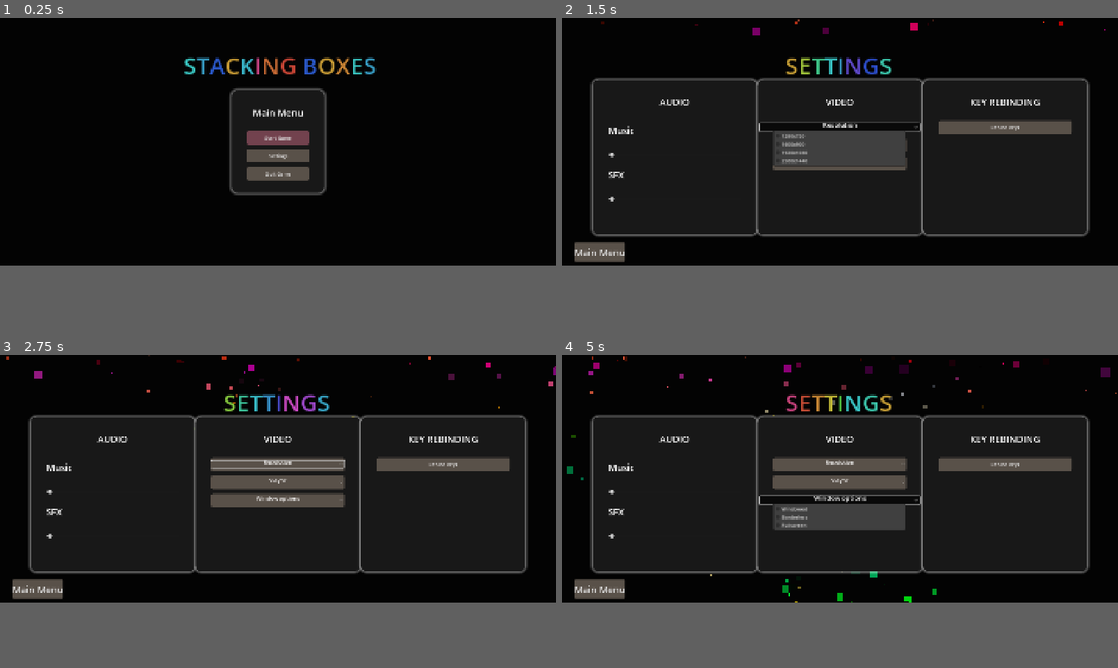
Above: before the commit, frames 1-4 (two rows, left to right).
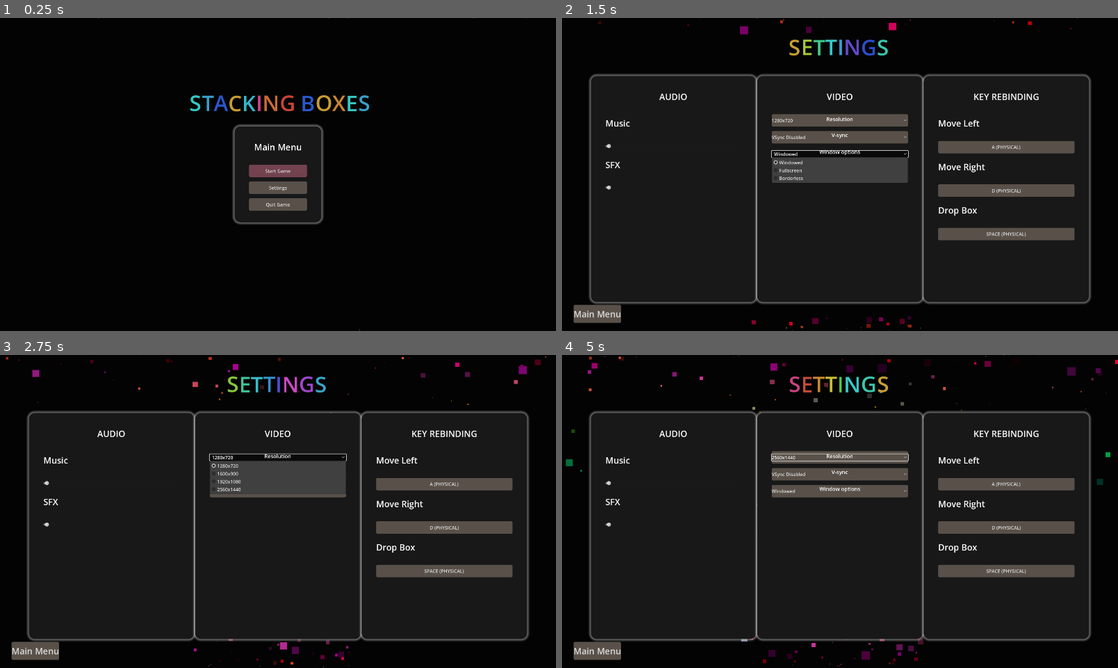
Above: after the commit, the same moments.

Repository: Bropi/StackingBoxes
Game: Godot game, scene res://src/main/main.tscn
The game is run twice, just before and just after one commit, with the same random seed, the same clock (stepped at 60 frames per second) and the same inputs.
Inputs (mouse positions are in pixels of both pictures, inside the frame that each line leads up to):
- Up to frame 1 (0.25 s): no input
- Up to frame 2 (1.5 s): click "Settings" at 0.5 s; click (840, 127) at 1.25 s, where only the run before the commit has a clickable "Resolution"
- Up to frame 3 (2.75 s): click (278, 436) at 2 s, where only the run after the commit has a clickable "1280x720"
- Up to frame 4 (5 s): click "V-sync" (after the commit: "VSync Disabled") at 2.75 s; click (840, 436) at 3.5 s, where only the run after the commit has a clickable "1600x900"; click "Window options" (after the commit: "Windowed") at 4.25 s
In our replay, the window is 800x356 before the commit and 800x450 after it. These sizes can differ from the game's own. Grey fills any space a smaller window leaves; there, only what the larger window draws over its background counts as a difference.

The runs differ from the first frame. In frame 1, 5.1% of the frame differs, in the area x 17-95%, y 0-100%; in frame 2, 15%; in frame 3, 15%; in frame 4, 17%, in the area x 0-100%, y 0-100%.

Commit message:
Accessibility options added
mew

Diff:
--- a/project.godot
+++ b/project.godot
@@ -25,9 +25,10 @@
 
 [display]
 
-window/size/viewport_width=1800
-window/size/viewport_height=800
-window/stretch/mode="canvas_items"
+window/size/viewport_width=1920
+window/size/viewport_height=1080
+window/stretch/mode="viewport"
+window/stretch/aspect="expand"
 
 [file_customization]
 
--- a/src/levels/level.tscn
+++ b/src/levels/level.tscn
@@ -40,6 +40,7 @@
 color = Color(0.15906177, 0.16371444, 0.16836713, 1)
 
 [node name="TextureRect" type="TextureRect" parent="PausableNode"]
+visible = false
 offset_left = -884.0
 offset_top = -817.0
 offset_right = 1036.0
--- /dev/null
+++ b/src/ui/key_rebind_button.gd
@@ -0,0 +1,87 @@
+extends Button
+class_name InputRebindButton
+
+@export var action_to_remap: String = "move_left"
+@export var status_label_path: NodePath
+
+
+var is_remapping: bool = false
+var status_label: Label = null
+signal input_received(event)
+
+
+func _ready() -> void:
+	pressed.connect(_on_input_rebind_button_pressed)
+
+	if status_label_path:
+		status_label = get_node(status_label_path)
+
+	if status_label:
+		status_label.text = "Click to set input for '%s'." % action_to_remap
+
+	update_button_text()
+
+
+func _input(event: InputEvent) -> void:
+	if is_remapping:
+		if event.is_pressed():
+			if event is InputEventKey or event is InputEventMouseButton:
+				get_viewport().set_input_as_handled()
+				input_received.emit(event)
+
+
+func await_single_input() -> InputEvent:
+	var event = await input_received
+	return event
+
+
+func update_button_text() -> void:
+	var events: Array[InputEvent] = InputMap.action_get_events(action_to_remap)
+
+	var key_event: InputEvent = null
+	for event in events:
+		if event is InputEventKey or event is InputEventMouseButton:
+			key_event = event
+			break
+
+	if key_event:
+		text = key_event.as_text().to_upper()
+	else:
+		text = "Unbound"
+
+func update_status(message: String) -> void:
+	if status_label:
+		status_label.text = message
+
+
+func _on_input_rebind_button_pressed() -> void:
+	if is_remapping:
+		return
+
+	if action_to_remap.is_empty():
+		update_status("Error: Action name is not set.")
+		return
+
+	is_remapping = true
+	disabled = true
+
+	update_status("Press the NEW key for '%s'..." % action_to_remap)
+	var new_event: InputEvent = await await_single_input()
+
+	if new_event is InputEventKey or new_event is InputEventMouseButton:
+
+		var existing_events: Array = InputMap.action_get_events(action_to_remap)
+		for event in existing_events:
+			InputMap.action_erase_event(action_to_remap, event)
+
+		InputMap.action_add_event(action_to_remap, new_event)
+
+		update_status("'%s' is now mapped to %s." % [action_to_remap, new_event.as_text().to_upper()])
+		update_button_text()
+
+
+	else:
+		update_status("Assignment failed: Invalid input selected.")
+
+	disabled = false
+	is_remapping = false
--- a/src/ui/settings_menu.tscn
+++ b/src/ui/settings_menu.tscn
@@ -1,8 +1,9 @@
-[gd_scene load_steps=7 format=3 uid="uid://dxv7ri44vxd5u"]
+[gd_scene load_steps=8 format=3 uid="uid://dxv7ri44vxd5u"]
 
 [ext_resource type="Script" uid="uid://dkdjjnx7bmcwg" path="res://src/ui/settings_menuV2.gd" id="1_mu2an"]
 [ext_resource type="Theme" uid="uid://cyxxc324mb2a8" path="res://src/ui/my_theme.tres" id="2_mu2an"]
 [ext_resource type="Script" uid="uid://ikwn3mhw0jte" path="res://src/ui/animation_component.gd" id="3_o7e4l"]
+[ext_resource type="Script" uid="uid://pmhy3wub5h37" path="res://src/ui/key_rebind_button.gd" id="4_o7e4l"]
 
 [sub_resource type="Curve" id="Curve_wa03a"]
 _data = [Vector2(0.034883723, 0.056179762), 0.0, 0.0, 0, 0, Vector2(0.1918605, 0.9662922), 0.0, 0.0, 0, 0, Vector2(0.37 …(184 unchanged characters)…
@@ -71,9 +72,9 @@
 anchor_right = 0.5
 anchor_bottom = 0.5
 offset_left = -196.0
-offset_top = -299.0
+offset_top = -492.0
 offset_right = 204.0
-offset_bottom = -149.0
+offset_bottom = -342.0
 grow_horizontal = 2
 grow_vertical = 2
 
@@ -146,8 +147,23 @@
 text = "VIDEO"
 horizontal_alignment = 1
 
+[node name="ResolutionOptionButton2" type="OptionButton" parent="MarginContainer2/HBoxContainer/RESOLUTION/VBoxContainer"]
+layout_mode = 2
+
+[node name="Label2" type="Label" parent="MarginContainer2/HBoxContainer/RESOLUTION/VBoxContainer/ResolutionOptionButton2"]
+layout_mode = 0
+offset_top = -6.0
+offset_right = 471.0
+offset_bottom = 35.0
+theme_override_font_sizes/font_size = 18
+text = "Resolution"
+horizontal_alignment = 1
+
 [node name="ResolutionOptionButton" type="OptionButton" parent="MarginContainer2/HBoxContainer/RESOLUTION/VBoxContainer"]
-layout_mode = 2
+visible = false
+layout_mode = 2
+selected = 2
+allow_reselect = true
 item_count = 4
 popup/item_0/text = "1280x720"
 popup/item_0/id = 0
@@ -178,18 +194,6 @@
 
 [node name="V-syncOptionButton" type="OptionButton" parent="MarginContainer2/HBoxContainer/RESOLUTION/VBoxContainer"]
 layout_mode = 2
-item_count = 2
-popup/item_0/text = "DISABLED"
-popup/item_0/id = 0
-popup/item_1/text = "ENABLED"
-popup/item_1/id = 1
-
-[node name="AnimationComponent2" type="Node" parent="MarginContainer2/HBoxContainer/RESOLUTION/VBoxContainer/V-syncOptionButton"]
-script = ExtResource("3_o7e4l")
-hover_scale = Vector2(1.2, 1.2)
-time = 0.2
-transition_type = 10
-metadata/_custom_type_script = "uid://ikwn3mhw0jte"
 
 [node name="Label" type="Label" parent="MarginContainer2/HBoxContainer/RESOLUTION/VBoxContainer/V-syncOptionButton"]
 layout_mode = 1
@@ -212,13 +216,6 @@
 popup/item_2/text = "Fullscreen"
 popup/item_2/id = 2
 
-[node name="AnimationComponent2" type="Node" parent="MarginContainer2/HBoxContainer/RESOLUTION/VBoxContainer/WindowOptionButton"]
-script = ExtResource("3_o7e4l")
-hover_scale = Vector2(1.2, 1.2)
-time = 0.2
-transition_type = 10
-metadata/_custom_type_script = "uid://ikwn3mhw0jte"
-
 [node name="Label" type="Label" parent="MarginContainer2/HBoxContainer/RESOLUTION/VBoxContainer/WindowOptionButton"]
 layout_mode = 1
 anchors_preset = 15
@@ -244,6 +241,10 @@
 theme = ExtResource("2_mu2an")
 text = "KEY REBINDING"
 horizontal_alignment = 1
+
+[node name="Label2" type="Label" parent="MarginContainer2/HBoxContainer/KEYREBIND/VBoxContainer"]
+layout_mode = 2
+text = "Move Left"
 
 [node name="KeyRebindButton" type="Button" parent="MarginContainer2/HBoxContainer/KEYREBIND/VBoxContainer"]
 layout_mode = 2
@@ -251,8 +252,49 @@
 theme_type_variation = &"FlatButton"
 text = "Rebind keys
 "
-
-[node name="AnimationComponent2" type="Node" parent="MarginContainer2/HBoxContainer/KEYREBIND/VBoxContainer/KeyRebindButton"]
+script = ExtResource("4_o7e4l")
+
+[node name="AnimationComponent3" type="Node" parent="MarginContainer2/HBoxContainer/KEYREBIND/VBoxContainer/KeyRebindButton"]
+script = ExtResource("3_o7e4l")
+hover_scale = Vector2(1.2, 1.2)
+time = 0.2
+transition_type = 10
+metadata/_custom_type_script = "uid://ikwn3mhw0jte"
+
+[node name="Label3" type="Label" parent="MarginContainer2/HBoxContainer/KEYREBIND/VBoxContainer"]
+layout_mode = 2
+text = "Move Right"
+
+[node name="KeyRebindButton2" type="Button" parent="MarginContainer2/HBoxContainer/KEYREBIND/VBoxContainer"]
+layout_mode = 2
+theme = ExtResource("2_mu2an")
+theme_type_variation = &"FlatButton"
+text = "Rebind keys
+"
+script = ExtResource("4_o7e4l")
+action_to_remap = "move_right"
+
+[node name="AnimationComponent3" type="Node" parent="MarginContainer2/HBoxContainer/KEYREBIND/VBoxContainer/KeyRebindButton2"]
+script = ExtResource("3_o7e4l")
+hover_scale = Vector2(1.2, 1.2)
+time = 0.2
+transition_type = 10
+metadata/_custom_type_script = "uid://ikwn3mhw0jte"
+
+[node name="Label4" type="Label" parent="MarginContainer2/HBoxContainer/KEYREBIND/VBoxContainer"]
+layout_mode = 2
+text = "Drop Box"
+
+[node name="KeyRebindButton3" type="Button" parent="MarginContainer2/HBoxContainer/KEYREBIND/VBoxContainer"]
+layout_mode = 2
+theme = ExtResource("2_mu2an")
+theme_type_variation = &"FlatButton"
+text = "Rebind keys
+"
+script = ExtResource("4_o7e4l")
+action_to_remap = "drop_box"
+
+[node name="AnimationComponent3" type="Node" parent="MarginContainer2/HBoxContainer/KEYREBIND/VBoxContainer/KeyRebindButton3"]
 script = ExtResource("3_o7e4l")
 hover_scale = Vector2(1.2, 1.2)
 time = 0.2
@@ -262,9 +304,9 @@
 [node name="MainMenuButton" type="Button" parent="."]
 layout_mode = 0
 offset_left = 40.0
-offset_top = 736.0
-offset_right = 128.0
-offset_bottom = 759.0
+offset_top = 1000.0
+offset_right = 204.0
+offset_bottom = 1042.0
 theme = ExtResource("2_mu2an")
 theme_override_font_sizes/font_size = 30
 text = "Main Menu"
@@ -278,6 +320,7 @@
 
 [connection signal="value_changed" from="MarginContainer2/HBoxContainer/AUDIO/VBoxContainer/MusicSlider" to="." method="_on_music_slider_value_changed"]
 [connection signal="value_changed" from="MarginContainer2/HBoxContainer/AUDIO/VBoxContainer/SFXslider" to="." method="_on_sf_xslider_value_changed"]
+[connection signal="item_selected" from="MarginContainer2/HBoxContainer/RESOLUTION/VBoxContainer/ResolutionOptionButton2" to="." method="_on_resolution_option_button_2_item_selected"]
 [connection signal="item_selected" from="MarginContainer2/HBoxContainer/RESOLUTION/VBoxContainer/ResolutionOptionButton" to="." method="_on_resolution_option_button_item_selected"]
 [connection signal="item_selected" from="MarginContainer2/HBoxContainer/RESOLUTION/VBoxContainer/V-syncOptionButton" to="." method="_on_vsync_option_button_item_selected"]
 [connection signal="item_selected" from="MarginContainer2/HBoxContainer/RESOLUTION/VBoxContainer/WindowOptionButton" to="." method="_on_window_option_button_item_selected"]
--- a/src/ui/settings_menuV2.gd
+++ b/src/ui/settings_menuV2.gd
@@ -11,6 +11,7 @@
 
 @onready var key_rebind_button: Button = $MarginContainer2/HBoxContainer/KEYREBIND/VBoxContainer/KeyRebindButton
 
+@onready var resolution_option_button_2: OptionButton = $MarginContainer2/HBoxContainer/RESOLUTION/VBoxContainer/ResolutionOptionButton2
 
 var resolutions: Array[Vector2i] = [
 	Vector2i(1280, 720),
@@ -19,6 +20,25 @@
 	Vector2i(2560, 1440)
 ]
 
+var resolutions2: Dictionary = {
+	"1280x720": Vector2i(1280, 720),
+	"1600x900": Vector2i(1600, 900),
+	"1920x1080": Vector2i(1920, 1080),
+	"2560x1440": Vector2i(2560, 1440)
+}
+
+var vsync_options: Dictionary = {
+	"VSync Disabled": DisplayServer.VSYNC_DISABLED,
+	"VSync Enabled": DisplayServer.VSYNC_ENABLED,
+	"VSync Adaptive": DisplayServer.VSYNC_ADAPTIVE,
+	"VSync Mailbox": DisplayServer.VSYNC_MAILBOX
+}
+
+var window_modes: Dictionary = {
+	"Windowed": DisplayServer.WINDOW_MODE_WINDOWED,
+	"Fullscreen": DisplayServer.WINDOW_MODE_FULLSCREEN,
+	"Borderless": DisplayServer.WINDOW_MODE_MAXIMIZED
+}
 
 func _ready() -> void:
 	# Load saved values or set defaults of audio sliders
@@ -40,22 +60,51 @@
 	music_slider.value = music_value
 	sfx_slider.value = sfx_value
 
+	add_resolutions()
+	add_v_sync_options()
+	add_window_modes()
 
 
-# --- Handlers ---
+#region -- Handler funcs --
 
-func _on_resolution_selected(index: int) -> void:
-	Sfx.on_settings_changed()
+#old
+#func _on_resolution_selected(index: int) -> void:
+	#Sfx.on_settings_changed()
+	#match index:
+		#0:
+			##DisplayServer.window_set_size(Vector2i(1280, 720))
+			#get_window().set_size(resolutions[index])
+		#1:
+			##DisplayServer.window_set_size(Vector2i(1600, 900))
+			#get_window().set_size(resolutions[index])
+		#2:
+			##DisplayServer.window_set_size(Vector2i(1920, 1080))
+			#get_window().set_size(resolutions[index])
+		#3:
+			##DisplayServer.window_set_size(Vector2i(2560, 1440))
+			#get_window().set_size(resolutions[index])
 
 
+#old
+#func _on_vsync_selected(index: int) -> void:
+	#Sfx.on_settings_changed()
+	#
+	#var vsync_mode: int = DisplayServer.VSYNC_DISABLED
+	#
+	#match index:
+		#0:
+			#vsync_mode = DisplayServer.VSYNC_DISABLED
+		#1:
+			#vsync_mode = DisplayServer.VSYNC_ENABLED
+		#2:
+			#vsync_mode = DisplayServer.VSYNC_ADAPTIVE
+		#3:
+			#vsync_mode = DisplayServer.VSYNC_MAILBOX
+	#
+	#DisplayServer.window_set_vsync_mode(vsync_mode)
+	#
+	#print("vsync mode set to %s" % vsync_mode)
 
-func _on_vsync_selected(index: int) -> void:
-	Sfx.on_settings_changed()
-
-
-
-func _on_window_selected(index: int) -> void:
-	Sfx.on_settings_changed()
 
 
 #audio
@@ -74,3 +123,65 @@
 func _on_main_menu_button_pressed() -> void:
 	Sfx.on_start_game_button_pressed()
 	SceneSwitcher.switch_to_scene("res://src/ui/start_game_menu.tscn")
+
+
+func add_resolutions() -> void:
+	for r in resolutions2:
+		resolution_option_button_2.add_item(r)
+
+
+func add_v_sync_options() -> void:
+	for v in vsync_options:
+		v_sync_option_button.add_item(v)
+
+
+func centre_window() -> void:
+	var centre_screen = DisplayServer.screen_get_position()+DisplayServer.screen_get_size()/2
+	var window_size = get_window().get_size_with_decorations()
+	get_window().set_ime_position(centre_screen-window_size/2)
+
+
+func _on_resolution_option_button_2_item_selected(index: int) -> void:
+	Sfx.on_settings_changed()
+	var ID = resolution_option_button_2.get_item_text(index)
+	get_window().set_size(resolutions2[ID])
+	centre_window()
+
+
+func _on_vsync_option_button_item_selected(index: int) -> void:
+	Sfx.on_settings_changed()
+
+	var vsync_mode: int = DisplayServer.VSYNC_DISABLED
+
+	match index:
+		0:
+			vsync_mode = DisplayServer.VSYNC_DISABLED
+		1:
+			vsync_mode = DisplayServer.VSYNC_ENABLED
+		2:
+			vsync_mode = DisplayServer.VSYNC_ADAPTIVE
+		3:
+			vsync_mode = DisplayServer.VSYNC_MAILBOX
+
+	DisplayServer.window_set_vsync_mode(vsync_mode)
+
+
+func add_window_modes() -> void:
+	window_option_button.clear()
+	for w in window_modes.keys():
+		window_option_button.add_item(w)
+
+func _on_window_option_button_item_selected(index: int) -> void:
+	Sfx.on_settings_changed()
+
+	var selected_name: String = window_option_button.get_item_text(index)
+
+	if window_modes.has(selected_name):
+		var window_mode: int = window_modes[selected_name]
+
+		# Apply the corrected window mode constant
+		DisplayServer.window_set_mode(window_mode)
+
+		print("Window mode set to %s (Constant Value: %s)" % [selected_name, window_mode])
+	else:
+		print("Error: Window mode option not found: ", selected_name)
Not shown, changed: export_presets.cfg
Not shown, added: src/ui/key_rebind_button.gd.uid
Not shown, removed: Linux_build.sh
Not shown, changed: Linux_build.x86_64
Not shown, changed: Windows_build.exe
Not shown, added: builds/STACKING_BOXES_LINUX.sh
Not shown, added: builds/STACKING_BOXES_LINUX.x86_64
Not shown, added: builds/STACKING_BOXES_Windows.console.exe
Not shown, added: builds/STACKING_BOXES_Windows.exe
